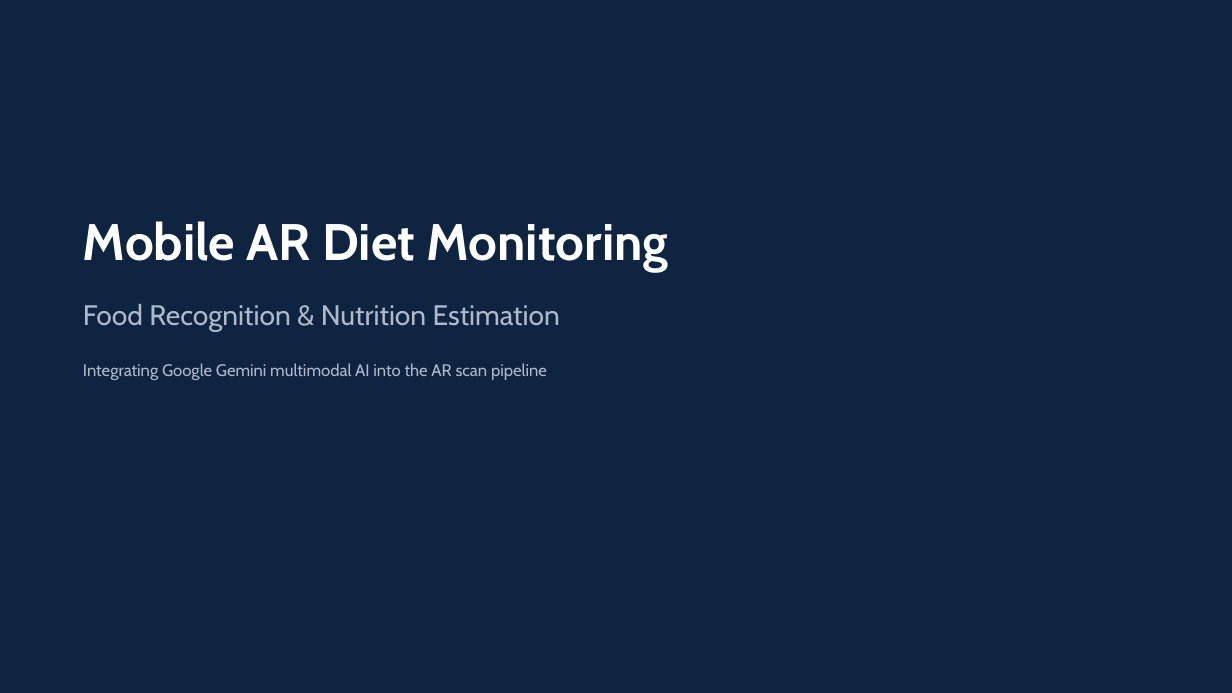
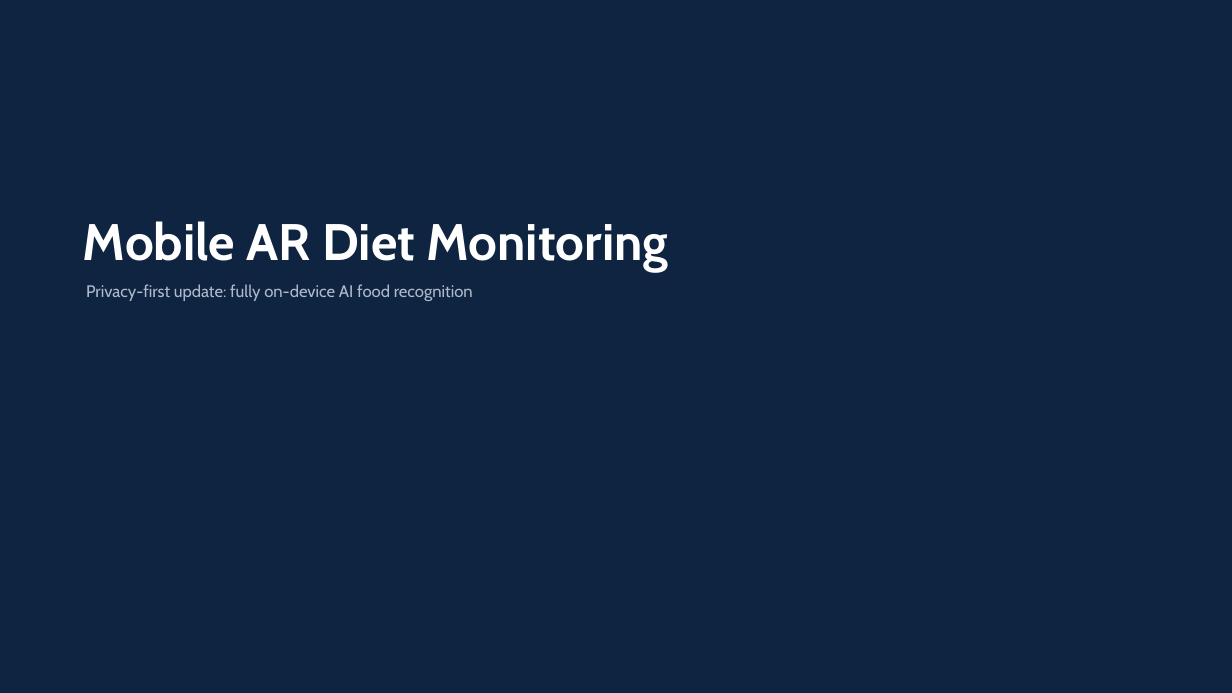
Before and after one commit to ishratafroz/AR_mobile_app, a slide deck: slide 1 of AR_Diet_Gemini_Update.pptx. Drawn at 1232x693 pixels with LibreOffice and Linux fonts; fonts in the diff are those of the drawing. Boxes give left, top, right and bottom in pixels: in the first picture for what was removed or moved away, otherwise in the second. Text is boxed around its words. In the diff, an @@ line names an element or a change of style, - is before the commit and + after.

```diff
--- a/AR_Diet_Gemini_Update.pptx
+++ b/AR_Diet_Gemini_Update.pptx
@@ text at [86,284,473,301]: text changed @@
-Integrating Google Gemini multimodal AI into the AR scan pipeline
+Privacy-first update: fully on-device AI food recognition
@@ text removed at [83,304,560,331] @@
-Food Recognition & Nutrition Estimation
```
Also in this commit, not shown: 7 other slides changed, 2 slides added, 1 slide removed, 36 other files.
